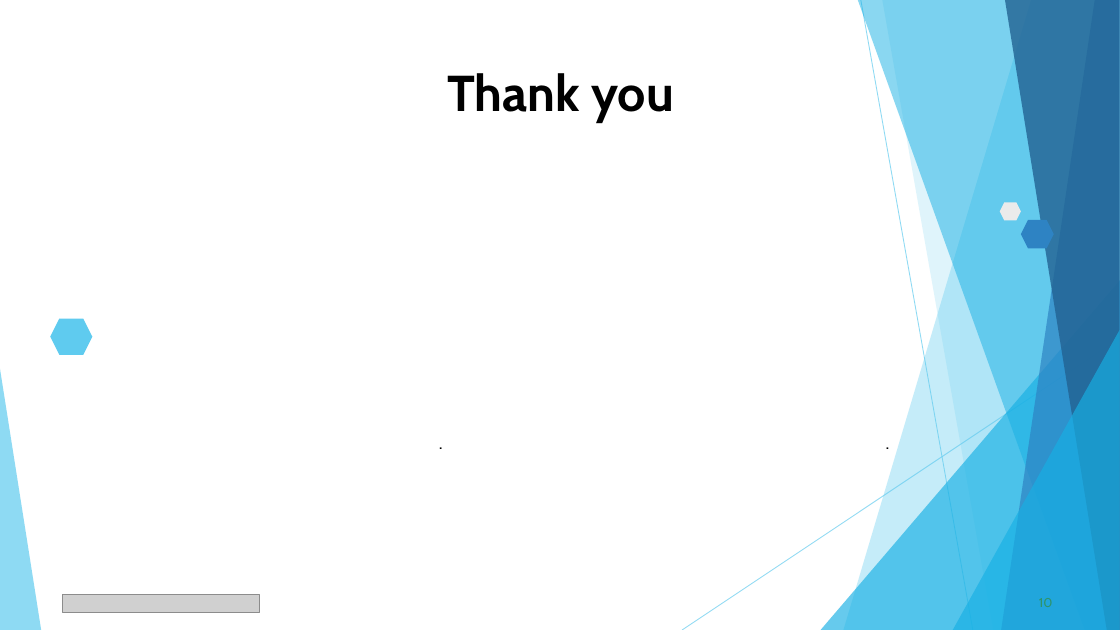
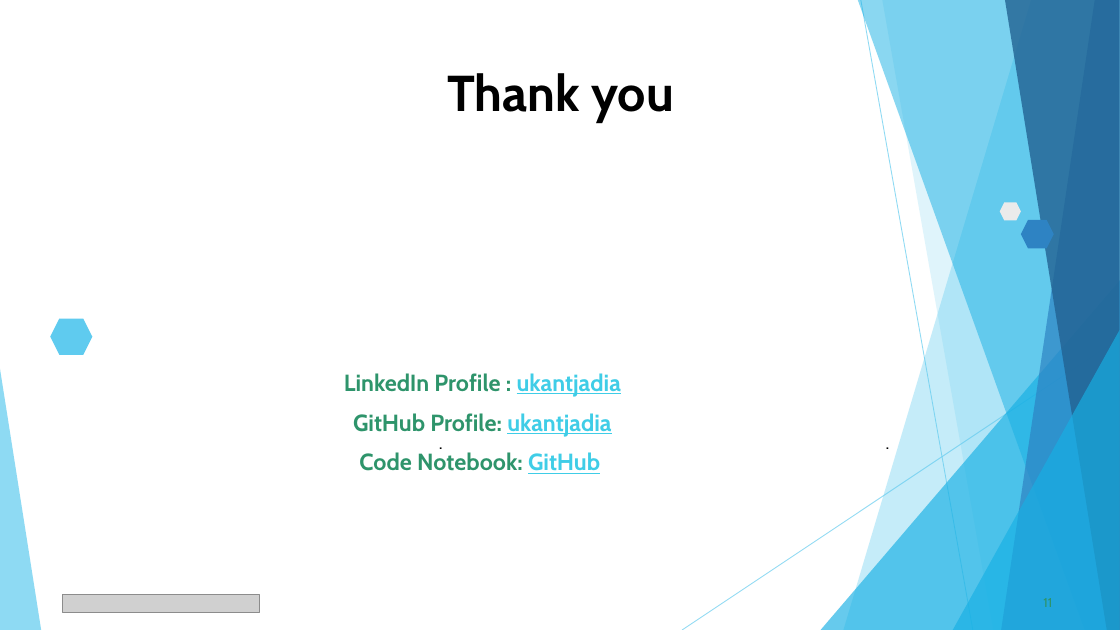
Before and after one commit to ukantjadia/Retail-Data-Analysis, a slide deck: slide 11 of retail-data-analysis.pptx (slide 10 before the commit). Drawn at 1120x630 pixels with LibreOffice and Linux fonts; fonts in the diff are those of the drawing; grey boxes stand for pictures. Boxes give left, top, right and bottom in pixels: in the first picture for what was removed or moved away, otherwise in the second. Text is boxed around its words. In the diff, an @@ line names an element or a change of style, - is before the commit and + after.

Commit message:
ppt update

```diff
--- a/retail-data-analysis.pptx
+++ b/retail-data-analysis.pptx
@@ text added at [344, 373, 621, 474], 20 pt, text #2E946B, bold @@
+LinkedIn Profile : ukantjadia
+GitHub Profile: ukantjadia
+Code Notebook: GitHub
@@ page number at [1043, 598, 1052, 607]: text changed @@
-10
+11
```
Also in this commit, not shown: 4 other slides changed, 1 slide added, 1 other file.
